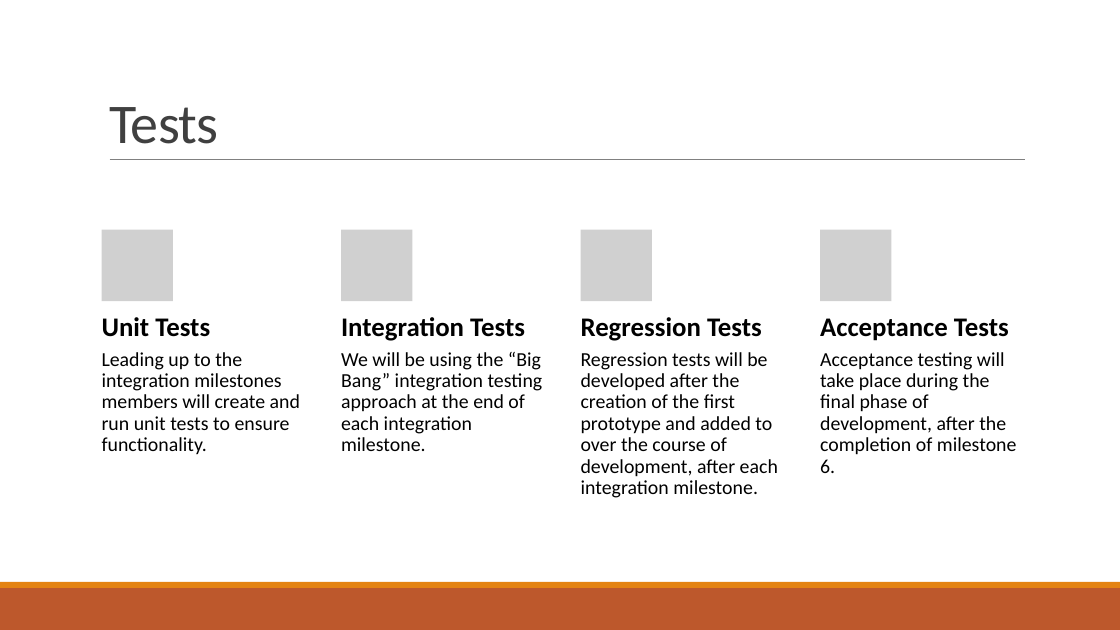
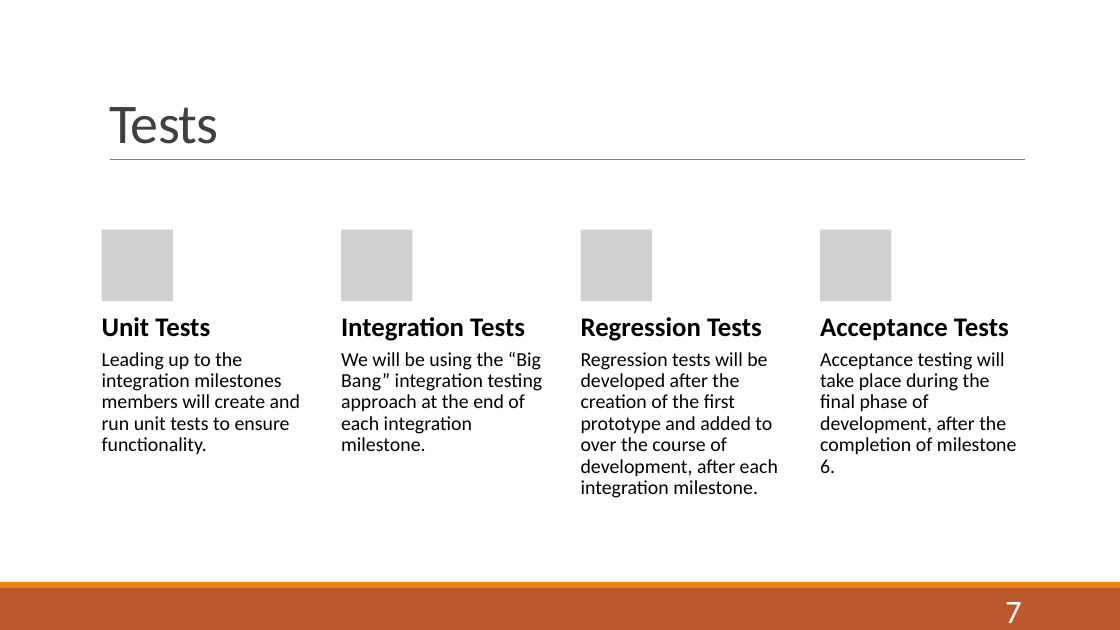
Before and after one commit to jibunorp2/ASE456-Group-Project, a slide deck: slide 7 of docs/presentation/PowerRangers_presentation1.pptx. Drawn at 1120x630 pixels with LibreOffice and Linux fonts; fonts in the diff are those of the drawing; grey boxes stand for pictures. Boxes give left, top, right and bottom in pixels: in the first picture for what was removed or moved away, otherwise in the second. Text is boxed around its words. In the diff, an @@ line names an element or a change of style, - is before the commit and + after.

```diff
--- a/docs/presentation/PowerRangers_presentation1.pptx
+++ b/docs/presentation/PowerRangers_presentation1.pptx
@@ page number added at (x1=1005, y1=602, x2=1022, y2=623), 28 pt, text #FFFFFF @@
+7
```
Also in this commit, not shown: 6 other slides changed.
